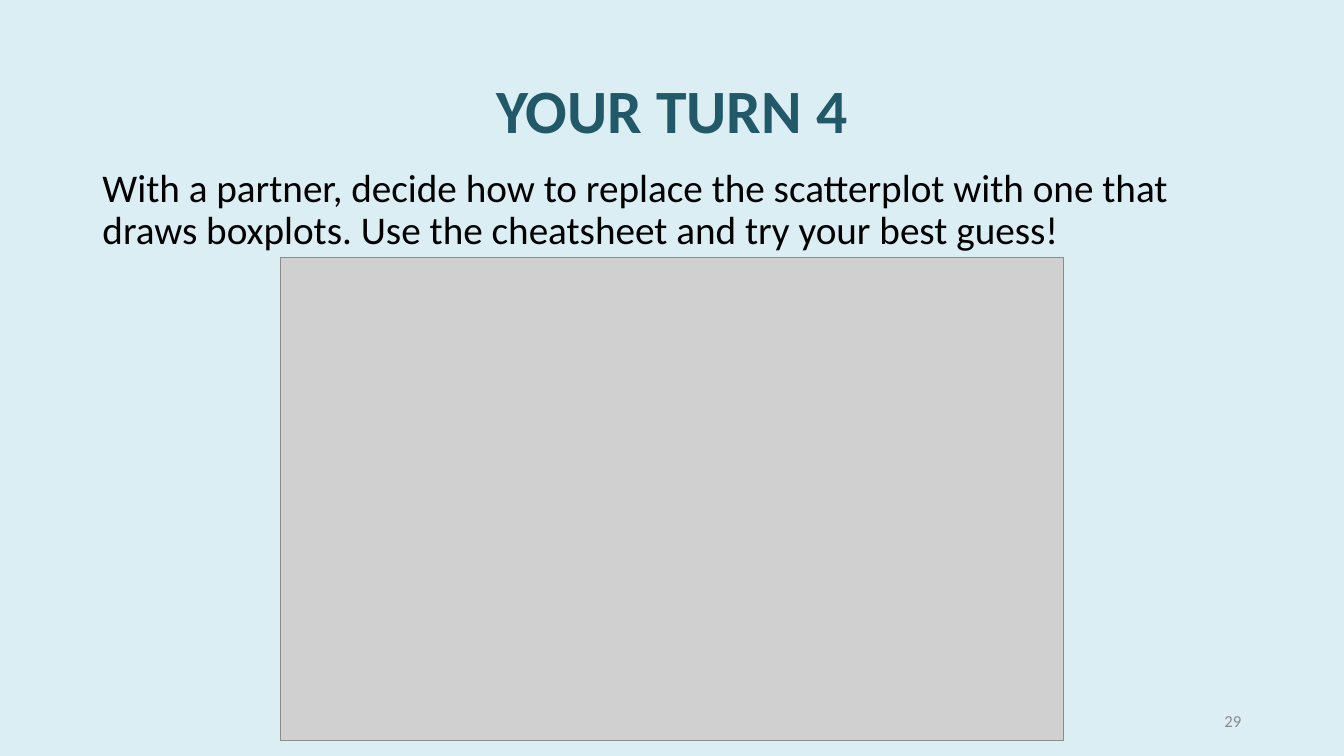
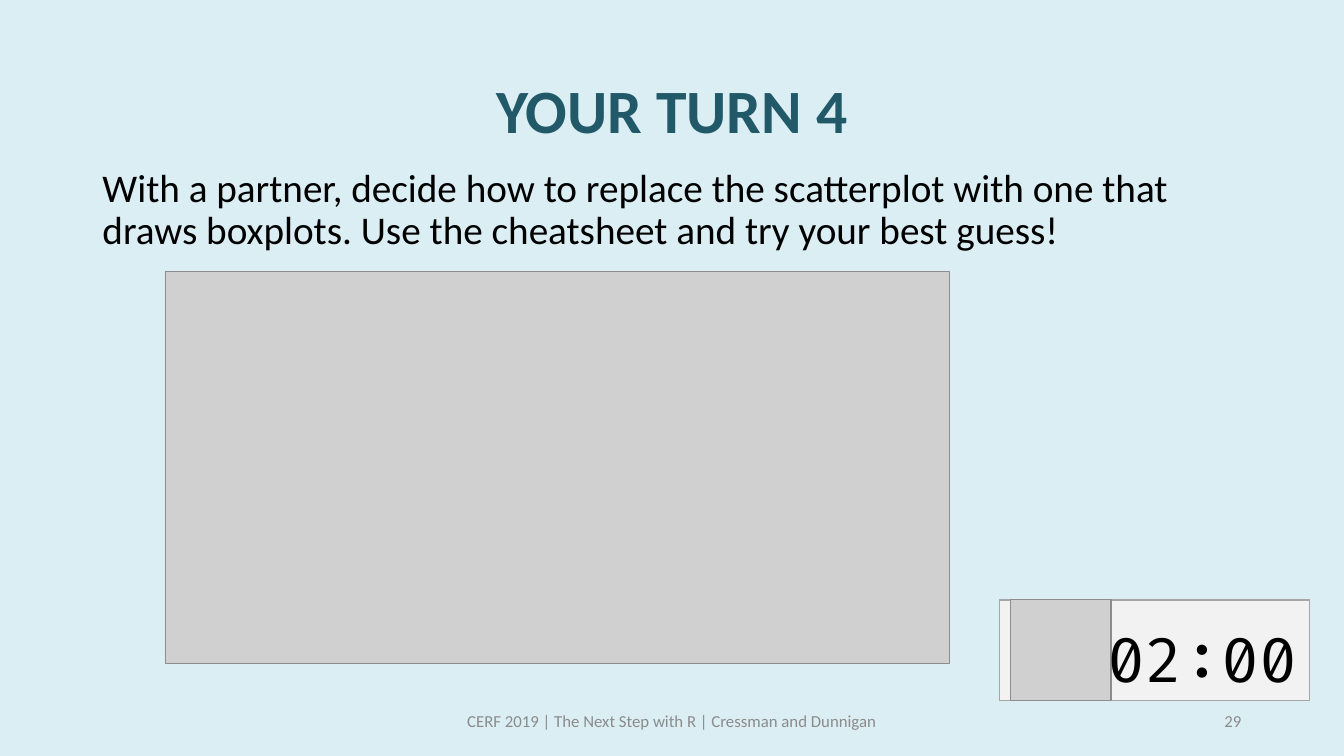
Before and after one commit to swmpkim/2019_CERF, a slide deck: slide 29 of slides/01_Visualize.pptx. Drawn at 1344x756 pixels with LibreOffice and Linux fonts; fonts in the diff are those of the drawing; grey boxes stand for pictures. Boxes give left, top, right and bottom in pixels: in the first picture for what was removed or moved away, otherwise in the second. Text is boxed around its words. In the diff, an @@ line names an element or a change of style, - is before the commit and + after.

```diff
--- a/slides/01_Visualize.pptx
+++ b/slides/01_Visualize.pptx
@@ picture: place and size @@
-picture at box(280, 258, 1065, 742)
+picture at box(165, 271, 950, 663)
@@ rectangle added at box(999, 600, 1310, 701), fill #F2F2F2, outline #A6A6A6 1 pt @@
@@ picture added at box(1010, 600, 1111, 701) @@
@@ text added at box(1108, 633, 1297, 700), 44 pt, text #000000 @@
+02:00
@@ text added at box(467, 715, 876, 730), 12 pt, text #8C8C8C @@
+CERF 2019 | The Next Step with R | Cressman and Dunnigan
```
Also in this commit, not shown: 17 other slides changed, 1 slide added, 1 other file.
